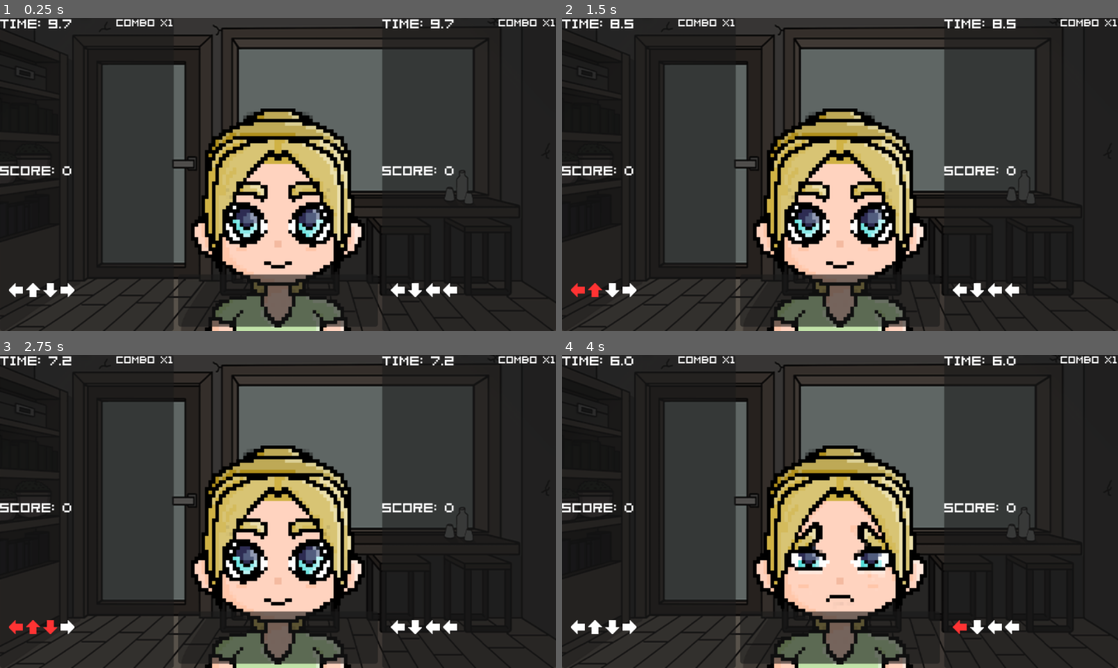
Above: before the commit, frames 1-4 (two rows, left to right).
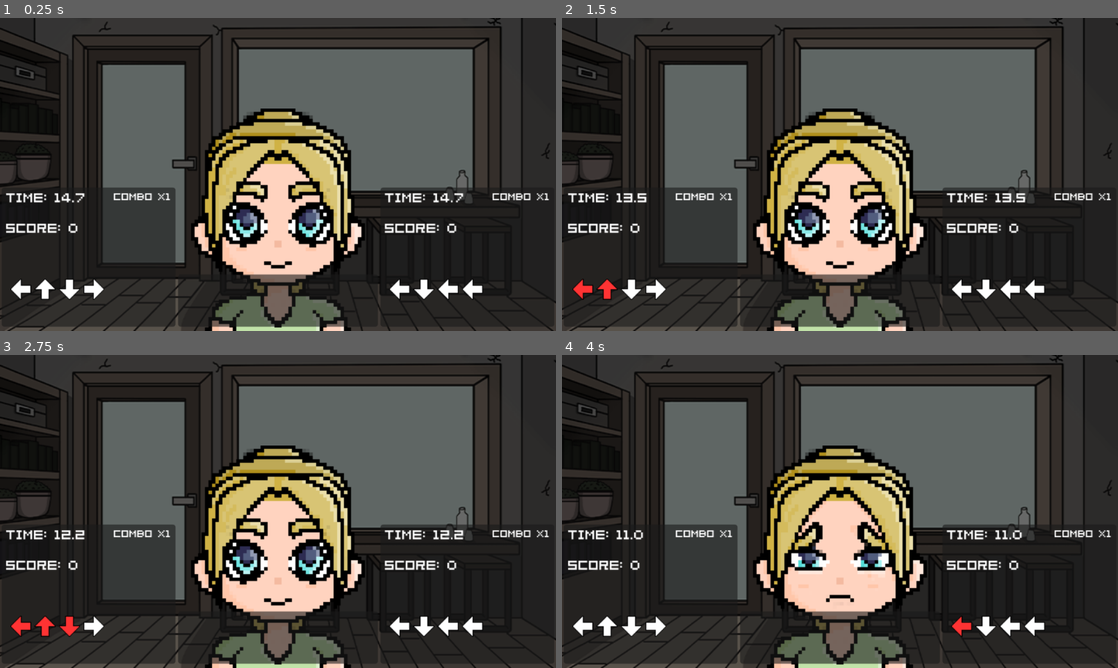
Above: after the commit, the same moments.

Repository: EmpexOri/DoubleDateJerma
Game: Godot game, scene res://Scenes/Main.tscn
Two runs of this game, one before a commit and one after it. Both use one fixed random seed, a clock stepped at 60 frames per second and the inputs below. This scene is started directly instead of the project's main scene.
Inputs:
- Up to frame 1 (0.25 s): no input
- Up to frame 2 (1.5 s): tap S (PlayerDPad_A) at 0.6 s; tap D (PlayerDPad_B) at 1.35 s
- Up to frame 3 (2.75 s): tap A (PlayerDPad_X) at 2.1 s
- Up to frame 4 (4 s): tap Enter at 2.75 s; tap W (PlayerDPad_Y) at 2.85 s; tap K (PlayerFButton_A) at 3.6 s

The runs differ from the first frame. In frame 1, 16% of the frame differs, in the area x 0-100%, y 0-100%; in frame 2, 16%; in frame 3, 16%; in frame 4, 16%.

Commit message:
WoopyPoop

Diff:
--- a/Scenes/Main.tscn
+++ b/Scenes/Main.tscn
@@ -32,14 +32,17 @@
 texture = ExtResource("3_bmxlf")
 
 [node name="Player2UI" type="Panel" parent="GameManager/CanvasLayer"]
-offset_left = 440.0
-offset_right = 640.0
-offset_bottom = 360.0
+offset_left = 438.0
+offset_top = 195.0
+offset_right = 638.0
+offset_bottom = 355.0
 
 [node name="TimerLabel" type="Label" parent="GameManager/CanvasLayer/Player2UI"]
 layout_mode = 1
-offset_right = 40.0
-offset_bottom = 23.0
+offset_left = 5.0
+offset_top = 5.0
+offset_right = 45.0
+offset_bottom = 28.0
 theme_override_fonts/font = ExtResource("4_rgh2o")
 theme_override_font_sizes/font_size = 16
 
@@ -48,9 +51,10 @@
 anchors_preset = 4
 anchor_top = 0.5
 anchor_bottom = 0.5
-offset_top = -11.5
-offset_right = 40.0
-offset_bottom = 11.5
+offset_left = 5.0
+offset_top = -40.0
+offset_right = 45.0
+offset_bottom = -17.0
 grow_vertical = 2
 theme_override_fonts/font = ExtResource("4_rgh2o")
 theme_override_font_sizes/font_size = 16
@@ -111,21 +115,27 @@
 anchors_preset = 1
 anchor_left = 1.0
 anchor_right = 1.0
-offset_left = -40.0
-offset_bottom = 23.0
+offset_left = -45.0
+offset_top = 5.0
+offset_right = -5.0
+offset_bottom = 28.0
 grow_horizontal = 0
 theme_override_fonts/font = ExtResource("4_rgh2o")
 theme_override_font_sizes/font_size = 12
 
 [node name="Player1UI" type="Panel" parent="GameManager/CanvasLayer"]
-offset_right = 200.0
-offset_bottom = 360.0
+offset_left = 2.0
+offset_top = 195.0
+offset_right = 202.0
+offset_bottom = 355.0
 size_flags_horizontal = 8
 
 [node name="TimerLabel" type="Label" parent="GameManager/CanvasLayer/Player1UI"]
 layout_mode = 1
-offset_right = 40.0
-offset_bottom = 23.0
+offset_left = 5.0
+offset_top = 5.0
+offset_right = 45.0
+offset_bottom = 28.0
 theme_override_fonts/font = ExtResource("4_rgh2o")
 theme_override_font_sizes/font_size = 16
 
@@ -134,9 +144,10 @@
 anchors_preset = 4
 anchor_top = 0.5
 anchor_bottom = 0.5
-offset_top = -11.5
-offset_right = 40.0
-offset_bottom = 11.5
+offset_left = 5.0
+offset_top = -40.0
+offset_right = 45.0
+offset_bottom = -17.0
 grow_vertical = 2
 theme_override_fonts/font = ExtResource("4_rgh2o")
 theme_override_font_sizes/font_size = 16
@@ -197,8 +208,10 @@
 anchors_preset = 1
 anchor_left = 1.0
 anchor_right = 1.0
-offset_left = -40.0
-offset_bottom = 23.0
+offset_left = -45.0
+offset_top = 5.0
+offset_right = -5.0
+offset_bottom = 28.0
 grow_horizontal = 0
 theme_override_fonts/font = ExtResource("4_rgh2o")
 theme_override_font_sizes/font_size = 12
--- a/Scripts/GameManager.gd
+++ b/Scripts/GameManager.gd
@@ -27,8 +27,8 @@
 }
 
 var timers = {
-	1: 10.0,
-	2: 10.0
+	1: 15.0,
+	2: 15.0
 }
 
 var success_counts = {
Binary file changed: Art/Arrows/ArrowDown.png
Binary file changed: Art/Arrows/ArrowLeft.png
Binary file changed: Art/Arrows/ArrowRight.png
Binary file changed: Art/Arrows/ArrowUp.png
